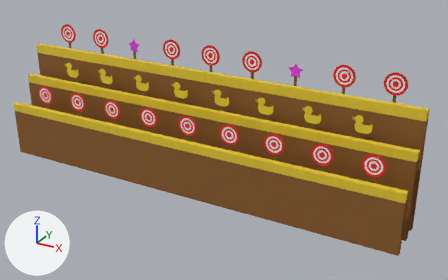
What one commit did to the FBX model Assets/3D Models/Furniture/shootingGallery.fbx.
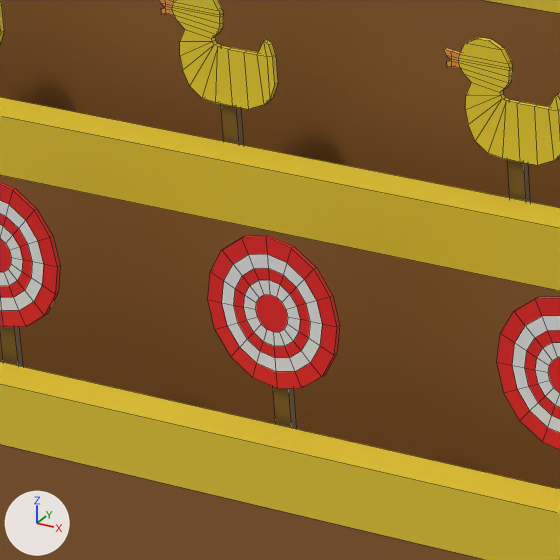
There are two pictures of each version: one whole from a camera (50 mm lens) standing at (4.99, -8.36, 4.83) and looking at (0.51, -0.21, 0.75), one close up on the part from 17% to 33% of the width and 25% to 50% of the height. The axes (+X, +Y, +Z) are drawn at lower left. The lights are the same throughout. The close-ups show mesh edges as thin lines. Where no turn or scale is listed for an object, it has been applied to the vertices.

Objects in the first close-up: 'Shooting Gallery'.
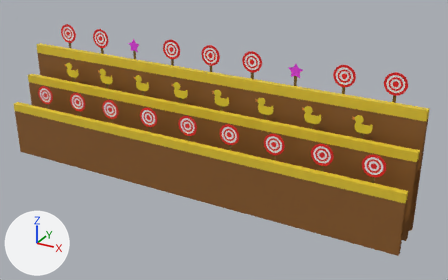
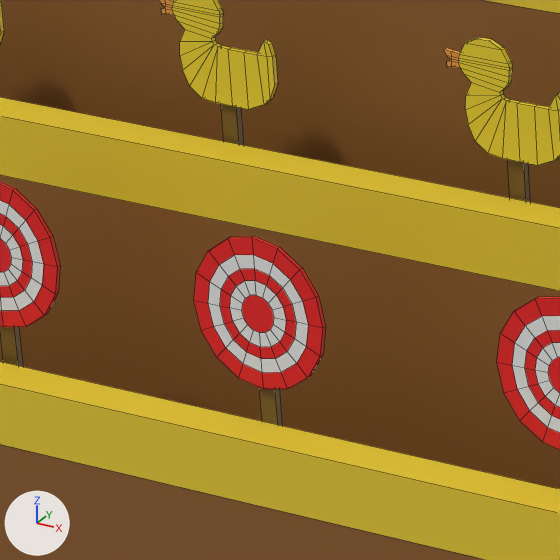
What changed in the scene script:
```text
Change me_cube_019:
    where me_cube_019.from_pydata(...)  # 2608 vertices, 2344 faces; spans x -3.6..3.6, y -0.79..0.09, z -0.14..2.22
    used by ob_shooting_gallery; location = (0.0, 0.0, 0.0)
    me_cube_019 part 1: the loose piece of 96 vertices spanning x -1.56..-1.22, y -0.68..-0.67, z 0.92..1.26 is deleted
    me_cube_019 part 2: the loose piece of 8 vertices spanning x -1.41..-1.37, y -0.67..-0.65, z 0.59..0.96 is deleted
Add me_cube_004:
    me_cube_004.from_pydata(...)  # 104 vertices, 88 faces; spans x -0.17..0.17, y -0.003..0.024, z -0.024..0.642
    # faces by material slot: [6, 50, 32]
    me_cube_004.materials.append(mat_m_shootinggallery_sticks_brown)  # brown #6f5420
    me_cube_004.materials.append(mat_m_shootinggallery_red)  # red #e71b1c
    me_cube_004.materials.append(mat_m_shootinggallery_white)  # white #e7e7e7
Add ob_shooting_gallery_bullseye:
    ob_shooting_gallery_bullseye = bpy.data.objects.new('Shooting Gallery Bullseye', me_cube_004)
    ob_shooting_gallery_bullseye.location = (-1.414, -0.694, 0.618)
```

What differs and where, as boxes (x1, y1, x2, y2) in the close-ups (560 x 560 px):
'Shooting Gallery Bullseye', added
    after: (194, 236, 326, 426)
    faces in mat_m_shootinggallery_red (red #e71b1c): (194, 236, 326, 389)
    faces in mat_m_shootinggallery_white (white #e7e7e7): (208, 255, 308, 373)
    faces in mat_m_shootinggallery_sticks_brown (brown #6f5420): (259, 387, 283, 426)
part 1 of me_cube_019, deleted
    before: (208, 236, 340, 389)
part 2 of me_cube_019, deleted (brown)
    before: (273, 387, 297, 429)
